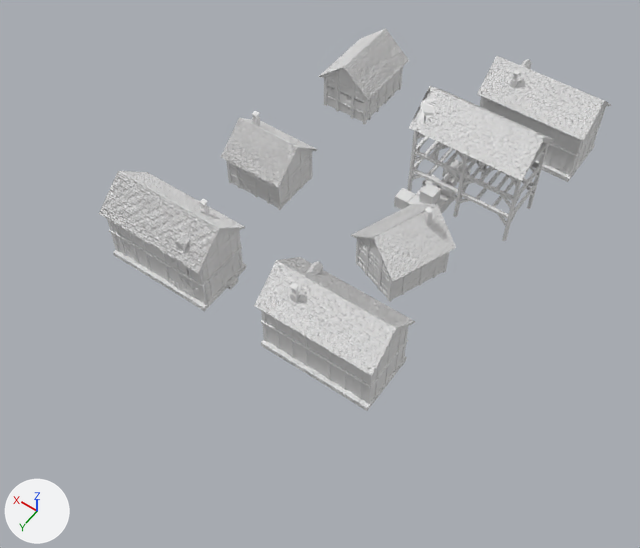
A saved change to the Blender file village/village-cut1.blend.
Rendered twice from a 50 mm camera at (-23.6, 51.8, 46.6) aimed at (-1.3, 20.7, -2.4). The axes (+X, +Y, +Z) are drawn at lower left. The lights are the same throughout.

The scene before the commit, as lines of its bpy script (objects in view):
```python
me_cube_017 = bpy.data.meshes.new('Cube.017')
me_cube_017.from_pydata(...)  # 264 vertices, 262 faces; spans x -1.02..1.02, y -1.02..1.02, z -1.02..1.02
me_cube_017.materials.append(mat_shizai)  # its picture is missing
ob_house1 = bpy.data.objects.new('house1', None)
ob_house1.location = (-7.51, 7.29, 0.0)
ob_house1.rotation_euler = (0.0, 0.0, 1.571)  # degrees (0, 0, 90)
ob_house1.instance_type = 'COLLECTION'
ob_house1.instance_collection = col_house1
ob_house1_001 = bpy.data.objects.new('house1.001', None)
ob_house1_001.location = (-6.08, 31.5, 0.0)
ob_house1_001.rotation_euler = (0.0, 0.0, 1.571)  # degrees (0, 0, 90)
ob_house1_001.instance_type = 'COLLECTION'
ob_house1_001.instance_collection = col_house1
ob_wood_box_012 = bpy.data.objects.new('wood-box.012', me_cube_017)
ob_wood_box_012.location = (4.165, -0.76, 0.5)
ob_wood_box_012.scale = (0.5, 0.5, 0.5)
# also in view: 'house3' at (5.2, 5.6, 2.2); 'house1.002' at (5.9, 26.7, 2.9); 'house4.001' at (5.5, 17.2, 2.5); 'house2' at (-7.1, 10.5, 4.1); 'wood-box' at (-4.7, 11.5, 1.0)
```
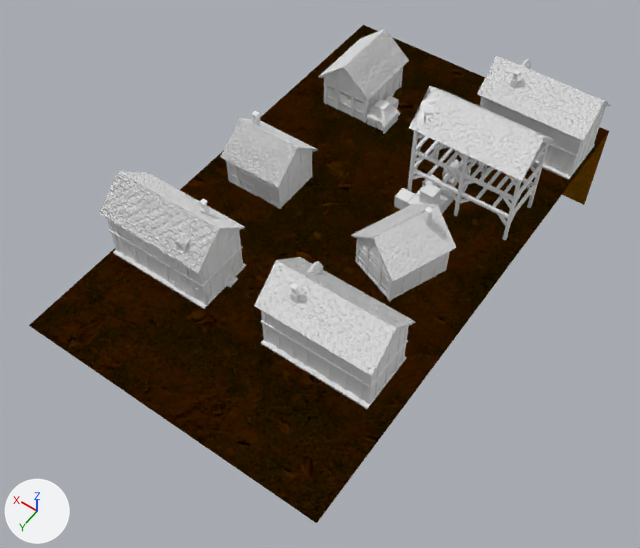
The change, as a list of edits to the scene's bpy script:
```text
Add mat_ground:
    mat_ground = bpy.data.materials.new('ground')
    # uses the picture img_ground_basecolor_png
    # uses the picture img_ground_emissive_jpg
    # uses the picture img_ground_metallic_jpg
    # uses the picture img_ground_normal_jpg
    # uses the picture img_ground_roughness_jpg
Add col_ground_001:
    col_ground_001 = bpy.data.collections.new('ground.001')
    col_ground_001.objects.link(ob_ground_002)
    col_ground_001.objects.link(ob_ground_001)
    col_ground_001.objects.link(ob_grass1)
    col_ground_001.objects.link(ob_grass2)
    col_ground_001.objects.link(ob_grass2_001)
    col_ground_001.objects.link(ob_grass1_001)
    col_ground_001.objects.link(ob_grass1_002)
    col_ground_001.objects.link(ob_grass2_002)
    col_ground_001.objects.link(ob_grass2_003)
    col_ground_001.objects.link(ob_grass1_003)
Add col_wood_box2:
    col_wood_box2 = bpy.data.collections.new('wood-box2')
    col_wood_box2.objects.link(ob_wood_box_012)
    col_wood_box2.objects.link(ob_wood_box_013)
    col_wood_box2.objects.link(ob_wood_box_014)
    col_wood_box2.objects.link(ob_wood_box_015)
    col_wood_box2.objects.link(ob_wood_box_016)
    col_wood_box2.objects.link(ob_wood_box_017)
    col_wood_box2.objects.link(ob_wood_box_cover)
Change ob_wood_box_012:
    ob_wood_box_012.location: (4.165, -0.76, 0.5) -> (10.63, -1.694, 0.403)
Add ob_ground:
    ob_ground = bpy.data.objects.new('ground', None)
    ob_ground.location = (0.0, 0.0, 0.0)
    ob_ground.instance_type = 'COLLECTION'
    ob_ground.instance_collection = col_ground_001
Add ob_ground_001:
    ob_ground_001 = bpy.data.objects.new('ground.001', me_plane_011)  # 21 vertices, 12 faces; spans x -12.3..10.2, y -13.6..24.7, z -8.5..0.0
    ob_ground_001.location = (0.0, 11.63, 0.0)
Add ob_grass1:
    ob_grass1 = bpy.data.objects.new('grass1', me_plane_015)  # 13 vertices, 18 faces; spans x -0.05..0.048, y -0.058..0.019, z -0.037..0.147
    ob_grass1.location = (0.0, 0.0, 0.0)
    ob_grass1.scale = (1.0, 0.5, 1.0)
Add ob_grass2_003:
    ob_grass2_003 = bpy.data.objects.new('grass2.003', me_plane_021)  # 10 vertices, 11 faces; spans x -0.028..0.049, y -0.048..0.0, z -0.039..0.148
    ob_grass2_003.location = (0.0, 0.0, 0.0)
    ob_grass2_003.rotation_euler = (0.0, 0.0, 0.719)  # degrees (0, 0, 41)
    ob_grass2_003.scale = (1.0, 0.5, 1.0)
Add ob_grass2_002:
    ob_grass2_002 = bpy.data.objects.new('grass2.002', me_plane_020)  # 10 vertices, 11 faces; spans x -0.027..0.05, y -0.044..0.003, z -0.039..0.148
    ob_grass2_002.location = (0.0, 0.0, 0.0)
    ob_grass2_002.scale = (1.0, 0.5, 1.0)
Add ob_grass1_002:
    ob_grass1_002 = bpy.data.objects.new('grass1.002', me_plane_019)  # 13 vertices, 18 faces; spans x -0.049..0.046, y -0.058..0.025, z -0.037..0.147
    ob_grass1_002.location = (0.0, 0.0, 0.0)
    ob_grass1_002.scale = (1.0, 0.5, 1.0)
Add ob_grass1_003:
    ob_grass1_003 = bpy.data.objects.new('grass1.003', me_plane_022)  # 13 vertices, 18 faces; spans x -0.054..0.041, y -0.062..0.021, z -0.037..0.147
    ob_grass1_003.location = (0.0, 0.0, 0.0)
    ob_grass1_003.rotation_euler = (0.0, 0.0, 2.014)  # degrees (0, 0, 115)
    ob_grass1_003.scale = (1.0, 0.5, 1.0)
Add ob_grass2_001:
    ob_grass2_001 = bpy.data.objects.new('grass2.001', me_plane_017)  # 10 vertices, 11 faces; spans x -0.028..0.049, y -0.048..0.0, z -0.039..0.148
    ob_grass2_001.location = (0.0, 0.0, 0.0)
    ob_grass2_001.rotation_euler = (0.0, 0.0, 0.719)  # degrees (0, 0, 41)
    ob_grass2_001.scale = (1.0, 0.5, 1.0)
Add ob_grass2:
    ob_grass2 = bpy.data.objects.new('grass2', me_plane_016)  # 10 vertices, 11 faces; spans x -0.027..0.05, y -0.044..0.003, z -0.039..0.148
    ob_grass2.location = (0.0, 0.0, 0.0)
    ob_grass2.scale = (1.0, 0.5, 1.0)
Add ob_grass1_001:
    ob_grass1_001 = bpy.data.objects.new('grass1.001', me_plane_018)  # 13 vertices, 18 faces; spans x -0.054..0.041, y -0.062..0.021, z -0.037..0.147
    ob_grass1_001.location = (0.0, 0.0, 0.0)
    ob_grass1_001.rotation_euler = (0.0, 0.0, 2.014)  # degrees (0, 0, 115)
    ob_grass1_001.scale = (1.0, 0.5, 1.0)
Add ob_ground_002:
    ob_ground_002 = bpy.data.objects.new('ground.002', me_plane_011)  # 21 vertices, 12 faces; spans x -12.3..10.2, y -13.6..24.7, z -8.5..0.0
    ob_ground_002.location = (0.0, 11.63, 0.0)
Add ob_wood_box2:
    ob_wood_box2 = bpy.data.objects.new('wood-box2', None)
    ob_wood_box2.location = (3.54, 17.51, 0.0)
    ob_wood_box2.rotation_euler = (0.0, 0.0, -1.571)  # degrees (0, 0, -90)
    ob_wood_box2.instance_type = 'COLLECTION'
    ob_wood_box2.instance_collection = col_wood_box2
Add ob_wood_box_017:
    ob_wood_box_017 = bpy.data.objects.new('wood-box.017', me_cube_017)
    ob_wood_box_017.location = (10.24, -1.065, 1.193)
    ob_wood_box_017.scale = (0.4, 0.4, 0.4)
Add ob_wood_box_015:
    ob_wood_box_015 = bpy.data.objects.new('wood-box.015', me_cube_033)  # 264 vertices, 262 faces; spans x -1.02..1.02, y -1.02..1.02, z -1.02..1.02; in mat_shizai (its picture is missing)
    ob_wood_box_015.location = (9.697, -0.818, 0.403)
    ob_wood_box_015.scale = (0.4, 0.4, 0.4)
Add ob_wood_box_cover:
    ob_wood_box_cover = bpy.data.objects.new('wood-box-cover', me_plane)  # 1089 vertices, 1024 faces; spans x -1.13..1.25, y -0.86..1.16, z -1.94..-0.21; in mat_shizai (its picture is missing)
    ob_wood_box_cover.location = (9.969, -1.382, 1.878)
Add ob_wood_box_013:
    ob_wood_box_013 = bpy.data.objects.new('wood-box.013', me_cube_031)  # 264 vertices, 262 faces; spans x -1.02..1.02, y -1.02..1.02, z -1.02..1.02; in mat_shizai (its picture is missing)
    ob_wood_box_013.location = (10.6, -0.804, 0.403)
    ob_wood_box_013.scale = (0.4, 0.4, 0.4)
Add ob_wood_box_016:
    ob_wood_box_016 = bpy.data.objects.new('wood-box.016', me_cube_034)  # 264 vertices, 262 faces; spans x -1.02..1.02, y -1.02..1.02, z -1.02..1.02; in mat_shizai (its picture is missing)
    ob_wood_box_016.location = (9.731, -1.694, 0.403)
    ob_wood_box_016.scale = (0.4, 0.4, 0.4)
Add ob_wood_box_014:
    ob_wood_box_014 = bpy.data.objects.new('wood-box.014', me_cube_032)  # 264 vertices, 262 faces; spans x -1.02..1.02, y -1.02..1.02, z -1.02..1.02; in mat_shizai (its picture is missing)
    ob_wood_box_014.location = (11.81, -0.943, 0.403)
    ob_wood_box_014.scale = (0.4, 0.4, 0.4)
```

Location of each change, (x1, y1, x2, y2) in pixels of the pictures (640 x 548 px):
'ground', added: after (29, 25, 609, 523)
'wood-box', moved: (394, 159, 471, 213) in both
'wood-box2', added: after (366, 96, 400, 134)
